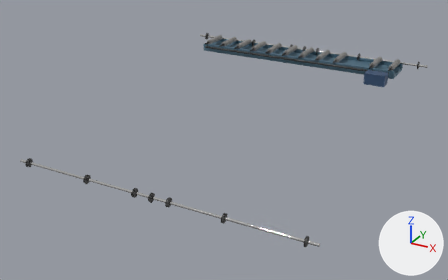
Renders of the glTF model game/assets/models/board_line/board_landing_parts.glb from each side of a commit.
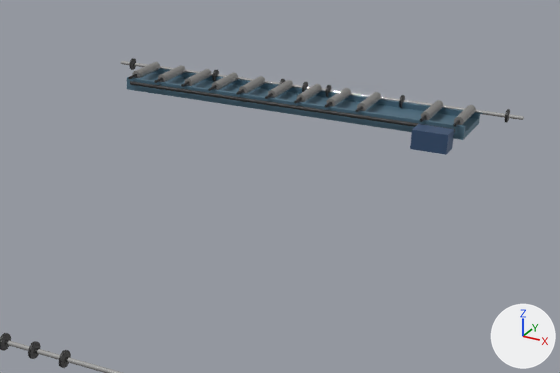
The first picture shows the older version from a camera (50 mm lens) standing at (61.03, -35.19, 6.36) and looking at (55.39, -24.94, 1.23). The close-ups show the older and then the newer version on the part from 30% to 100% of the width and 0% to 75% of the height of that picture. Only the edits that show in the close-ups are written down. Lighting does not change. The marker at lower right points along +X, +Y and +Z. Where no turn or scale is listed for an object, it has been applied to the vertices. Vertices at exactly the same position are counted once.

Script lines for the objects in view, before the commit:
```python
me_lt_headmesh = bpy.data.meshes.new('LT_HeadMesh')
me_lt_headmesh.from_pydata(...)  # 216 vertices, 400 faces; spans x -2.95..2.95, y -0.08..0.08, z -0.08..0.08
# faces by material slot: [364, 36]
me_lt_headmesh.materials.append(mat_hr_dark)  # dark grey #383838
me_lt_headmesh.materials.append(mat_hr_chrome)  # white #e5e5e3
me_lt_liftmesh = bpy.data.meshes.new('LT_LiftMesh')
me_lt_liftmesh.from_pydata(...)  # 68 vertices, 124 faces; spans x -2.41..2.41, y -0.75..0.39, z -0.3..-0.03
# faces by material slot: [36, 76, 12]
me_lt_liftmesh.materials.append(mat_hr_frame)  # blue #557689
me_lt_liftmesh.materials.append(mat_hr_dark)  # dark grey #383838
me_lt_liftmesh.materials.append(mat_hr_motor)  # dark blue #3f597c
me_lt_roll11mesh = bpy.data.meshes.new('LT_Roll11Mesh')
me_lt_roll11mesh.from_pydata(...)  # 52 vertices, 96 faces; spans x -0.059..0.059, y -0.48..0.32, z -0.06..0.06
# faces by material slot: [68, 28]
me_lt_roll11mesh.materials.append(mat_hr_wear)  # grey #959491
me_lt_roll11mesh.materials.append(mat_hr_dark)  # dark grey #383838
ob_lt_headmesh = bpy.data.objects.new('LT_HeadMesh', me_lt_headmesh)
ob_lt_headmesh.location = (55.6, -27.82, 1.339)
ob_lt_liftmesh = bpy.data.objects.new('LT_LiftMesh', me_lt_liftmesh)
ob_lt_liftmesh.location = (55.59, -21.6, 2.308)
ob_lt_roll11mesh = bpy.data.objects.new('LT_Roll11Mesh', me_lt_roll11mesh)
ob_lt_roll11mesh.location = (57.9, -21.6, 2.308)
# also in view: 'LT_TailMesh' at (55.6, -21.25, 2.27)
```
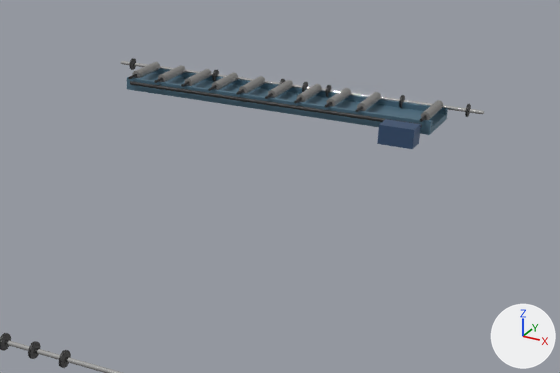
Where the newer file only moved an object's origin or applied its transform, the numbers keep the older frame.

Patch to the scene script:
```diff
--- a/game/assets/models/board_line/board_landing_parts.glb.py
+++ b/game/assets/models/board_line/board_landing_parts.glb.py
@@ me_lt_liftmesh @@
 # used by ob_lt_liftmesh; location = (55.59, -21.6, 2.308)
-me_lt_liftmesh.from_pydata(...)  # 68 vertices, 124 faces; spans x -2.41..2.41, y -0.75..0.39, z -0.3..-0.03
+me_lt_liftmesh.from_pydata(...)  # 68 vertices, 124 faces; spans x -2.41..1.99, y -0.75..0.39, z -0.3..-0.03
+# me_lt_liftmesh part 1: the loose piece of 8 vertices spanning x 1.86..2.31, y -0.75..-0.48, z -0.3..-0.05 is moved by (-0.42, 0.0, 0.0)
+# me_lt_liftmesh part 2: all 30 vertices in x 2.31..2.41, y -0.47..0.39, z -0.2..-0.03 are moved by (-0.42, 0.0, 0.0)
 me_lt_liftmesh.materials.append(mat_hr_frame)
@@ ob_lt_roll11mesh @@
-ob_lt_roll11mesh = bpy.data.objects.new('LT_Roll11Mesh', me_lt_roll11mesh)
-ob_lt_roll11mesh.location = (57.9, -21.6, 2.308)
```

Changed parts and their boxes [x1, y1, x2, y2] in the close-ups (560 x 373 px; the box of a moved part takes in the faces that stretch with it):
'LT_LiftMesh', reshaped (9% narrower, 7% shorter)
    before: [127, 69, 480, 155]
    after: [127, 69, 448, 149]
'LT_Roll11Mesh', deleted
    before: [453, 105, 476, 127]
    faces in mat_hr_wear (grey #959491): [454, 105, 476, 125]
part 1 of me_lt_liftmesh, moved or reshaped
    before: [410, 124, 454, 155]
    after: [377, 119, 421, 149]
part 2 of me_lt_liftmesh, moved or reshaped
    before: [376, 109, 480, 140]
    after: [376, 109, 448, 135]
